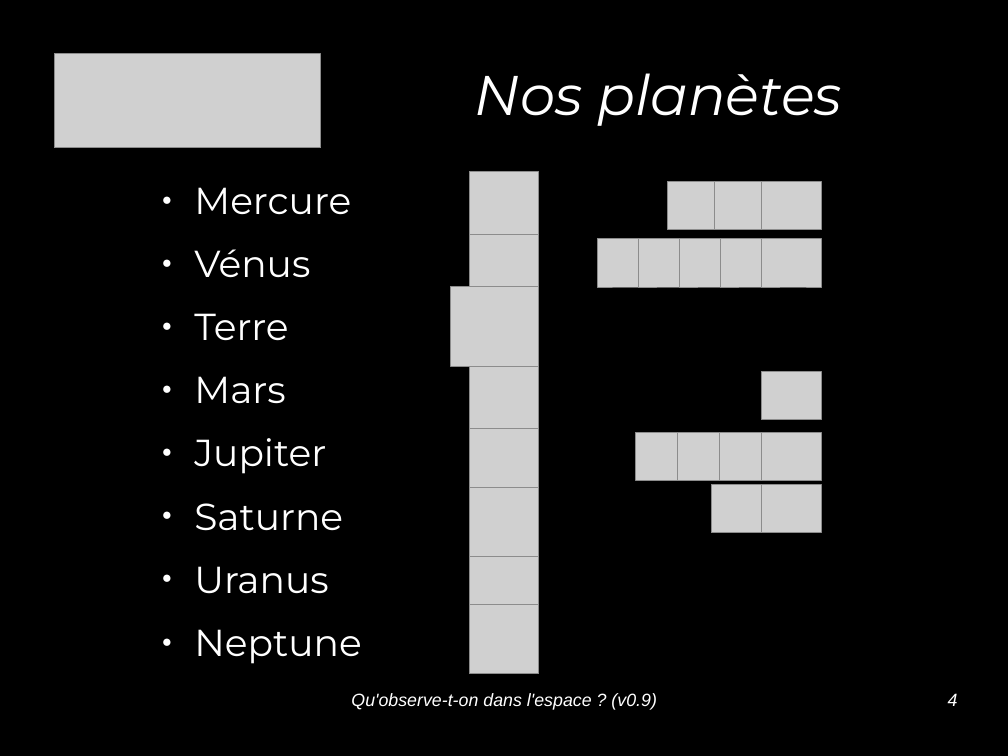
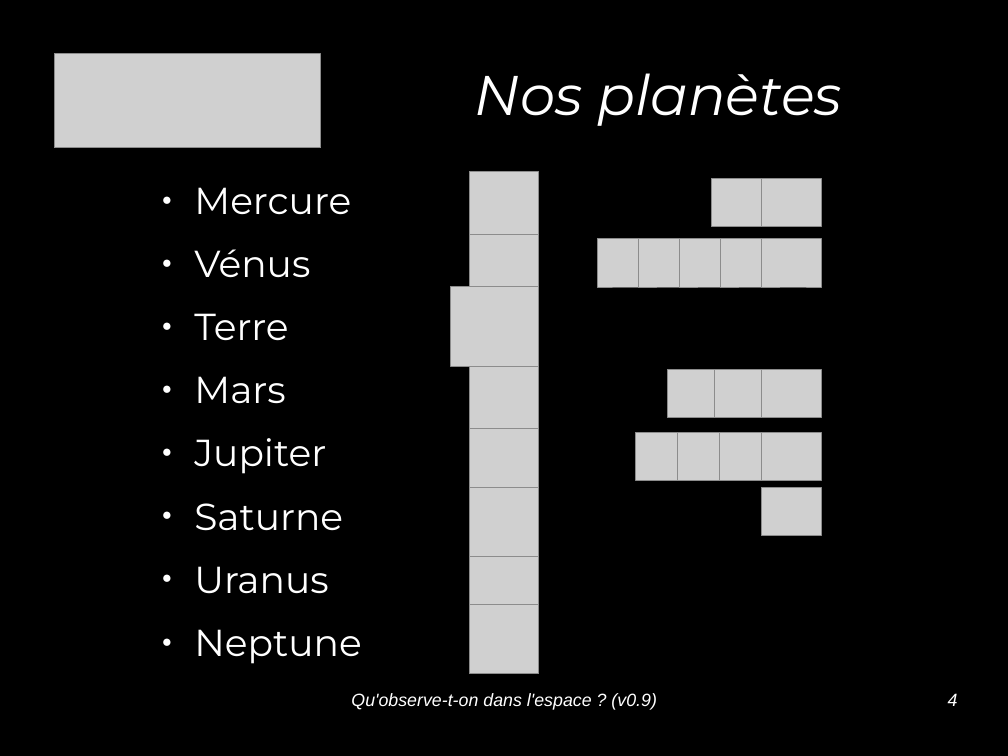
Before and after one commit to jcarnu/qf-astro, a slide deck: slide 4 of Ressources/Presentations/Qu_observe-t-on_dans_l_espace.odp. Drawn at 1008x756 pixels with LibreOffice and Linux fonts; fonts in the diff are those of the drawing; grey boxes stand for pictures; background and template pictures are left out. Boxes give left, top, right and bottom in pixels: in the first picture for what was removed or moved away, otherwise in the second. Text is boxed around its words. In the diff, an @@ line names an element or a change of style, - is before the commit and + after.

```diff
--- a/Ressources/Presentations/Qu_observe-t-on_dans_l_espace.odp
+++ b/Ressources/Presentations/Qu_observe-t-on_dans_l_espace.odp
@@ picture: place and size @@
-picture at (712, 485, 771, 533)
+picture at (712, 178, 771, 227)
@@ picture: place and size @@
-picture at (762, 485, 821, 533)
+picture at (762, 178, 821, 227)
@@ 3 pictures: place and size @@
-3 pictures at (668, 181, 821, 230)
+3 pictures at (668, 370, 821, 418)
@@ picture: place and size @@
-picture at (762, 372, 821, 421)
+picture at (762, 488, 821, 536)
```
Also in this commit, not shown: 1 other slide changed.
